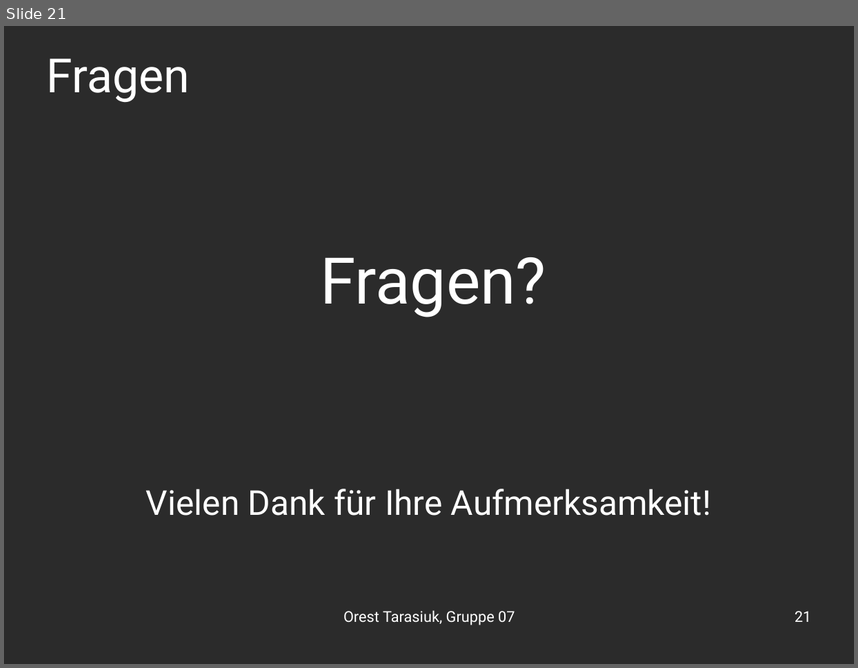
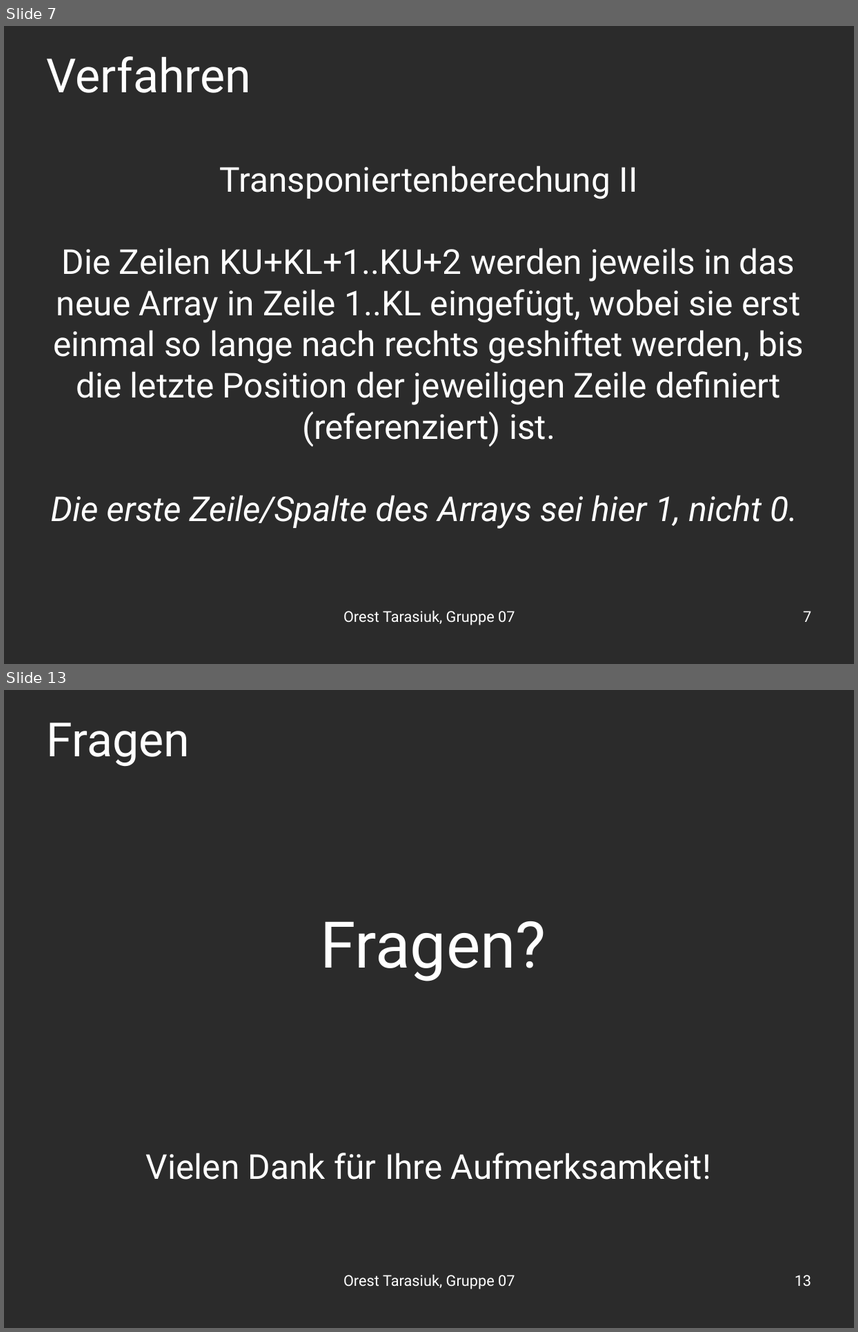
Before and after one commit to OrestTa/etip, a slide deck: Projekt2/Vortrag/vortrag2.odp. Shown one above the other, each under a label of ours: slide 21 before the commit, slides 7 and 13 after it; the slides between them are not shown. The pictures are 858x668 and 858x1332 pixels, drawn with LibreOffice and Linux fonts; fonts in the diff are those of the drawing; background and template pictures are left out; a plain dark background stands for a picture behind light text. Boxes give left, top, right and bottom in pixels: in the first picture for what was removed or moved away, otherwise in the second. Text is boxed around its words. In the diff, an @@ line names an element or a change of style, - is before the commit and + after.

```diff
--- a/Projekt2/Vortrag/vortrag2.odp
+++ b/Projekt2/Vortrag/vortrag2.odp
@@ slide 7 added at [4,26,854,664], background picture (left out) @@
@@ title added at [47,56,252,93], 44 pt, text #FFFFFF @@
+Verfahren
@@ subtitle added at [51,165,804,528], 32 pt, text #FFFFFF @@
+Transponiertenberechung II
+Die Zeilen KU+KL+1..KU+2 werden jeweils in das neue Array in Zeile 1..KL eingefügt, wobei sie erst einmal so lange nach rechts geshiftet werden, bis die letzte Position der jeweiligen Zeile definiert (referenziert) ist.
+Die erste Zeile/Spalte des Arrays sei hier 1, nicht 0.
@@ text added at [343,610,515,625], 14 pt, text #FFFFFF @@
+Orest Tarasiuk, Gruppe 07
@@ page number added at [803,610,811,621], 14 pt, text #FFFFFF @@
+7
@@ what was slide 21 is now slide 13 @@
@@ page number at [795,1274,811,1286]: text changed @@
-21
+13
```
Also in this commit, not shown: 4 slides changed, 7 other slides added, 16 slides removed.
